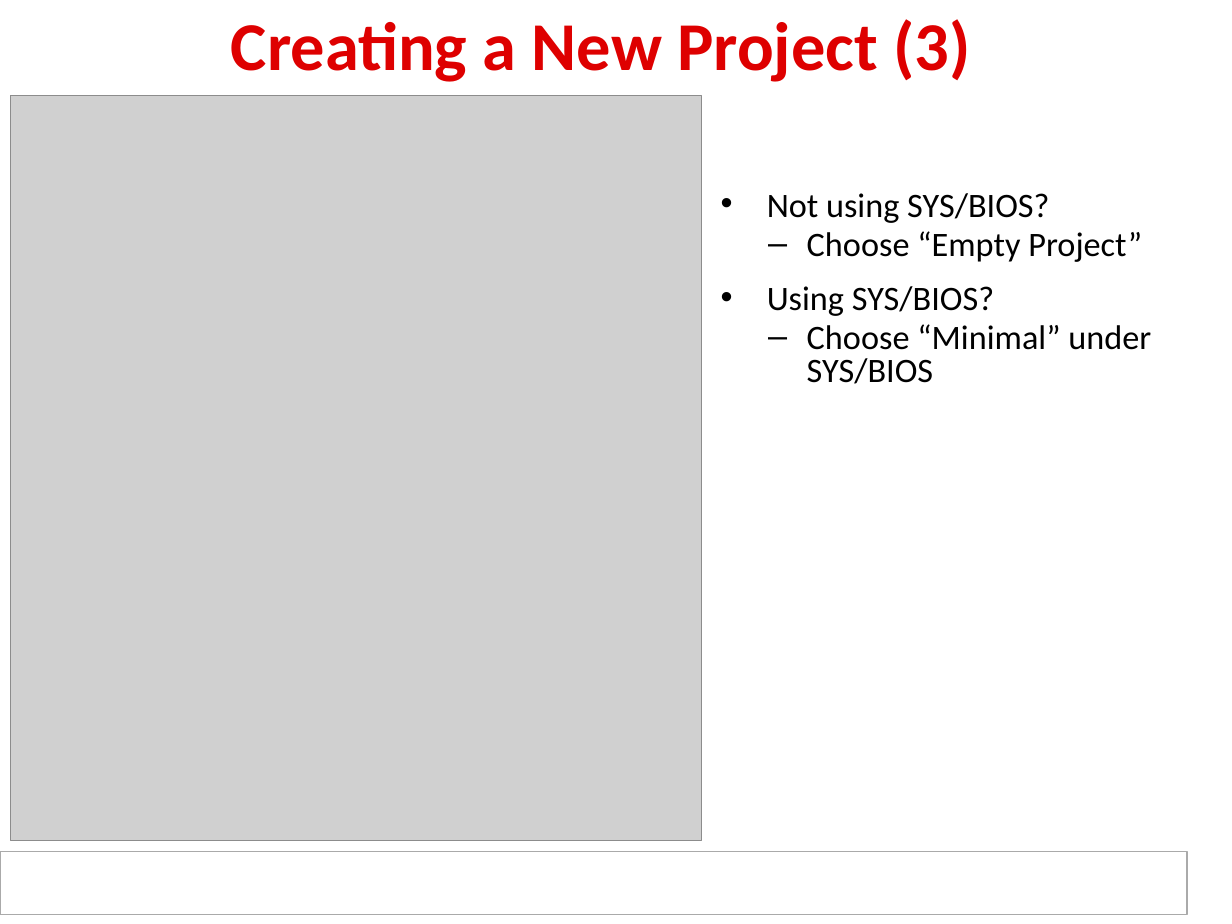
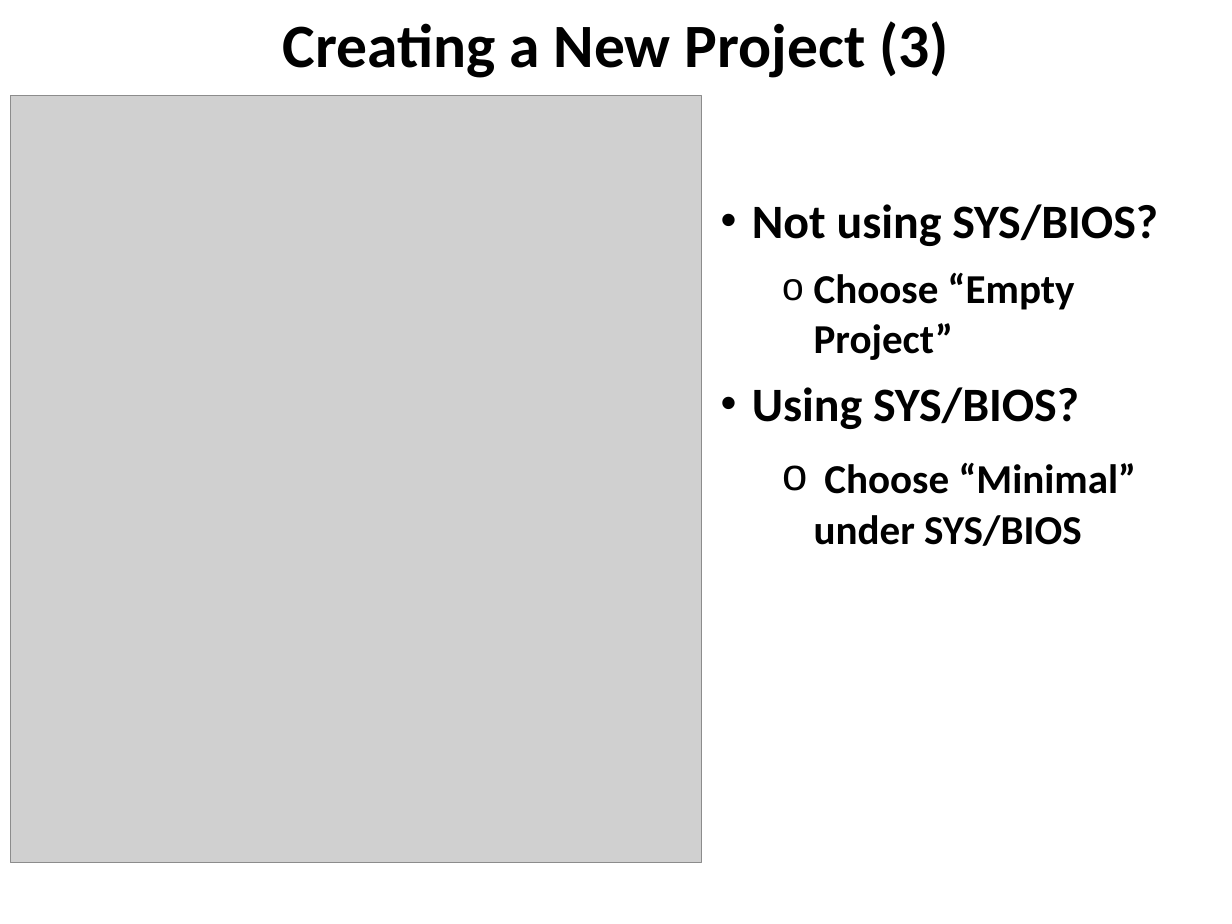
Before and after one commit to hari1989/keystone-workshop, a slide deck: slide 13 of slides/Intro to CCSv5.pptx. Drawn at 1232x924 pixels with LibreOffice and Linux fonts; fonts in the diff are those of the drawing; grey boxes stand for pictures; background and template pictures are left out. Boxes give left, top, right and bottom in pixels: in the first picture for what was removed or moved away, otherwise in the second. Text is boxed around its words. In the diff, an @@ line names an element or a change of style, - is before the commit and + after.

```diff
--- a/slides/Intro to CCSv5.pptx
+++ b/slides/Intro to CCSv5.pptx
@@ title "Creating a New Project (3)": place and size @@
-title "Creating a New Project (3)" at (231,19,971,82)
+title "Creating a New Project (3)" at (283,21,948,78)
@@ title "Creating a New Project (3)" at (283,21,948,78): size 40 to 36 pt, text colour #DE0000 to #000000; line spacing 0.85 to 1; vertical alignment middle to top @@
@@ picture: place and size @@
-picture at (10,96,701,840)
+picture at (10,96,701,862)
@@ text "Not using SYS/BIOS?" at (752,204,1158,546): size 20 to 28 pt in "Not using SYS/BIOS?", "Using SYS/BIOS?"; bold on; size 20 to 24 pt in "Choose “Empty Project”", "Choose “Minimal” under SYS/BIOS"; indent changed; line spacing 0.8 to 1; less space between paragraphs; bullet – to o; more space between paragraphs @@
@@ rectangle removed at (0,851,1188,914) @@
@@ rectangle removed at (6,853,1184,914) @@
@@ rectangle added at (31,866,1201,918), fill #FFFFFF @@
```
Also in this commit, not shown: 18 other slides changed, 4 slides added, 4 slides removed, 2 other files.
